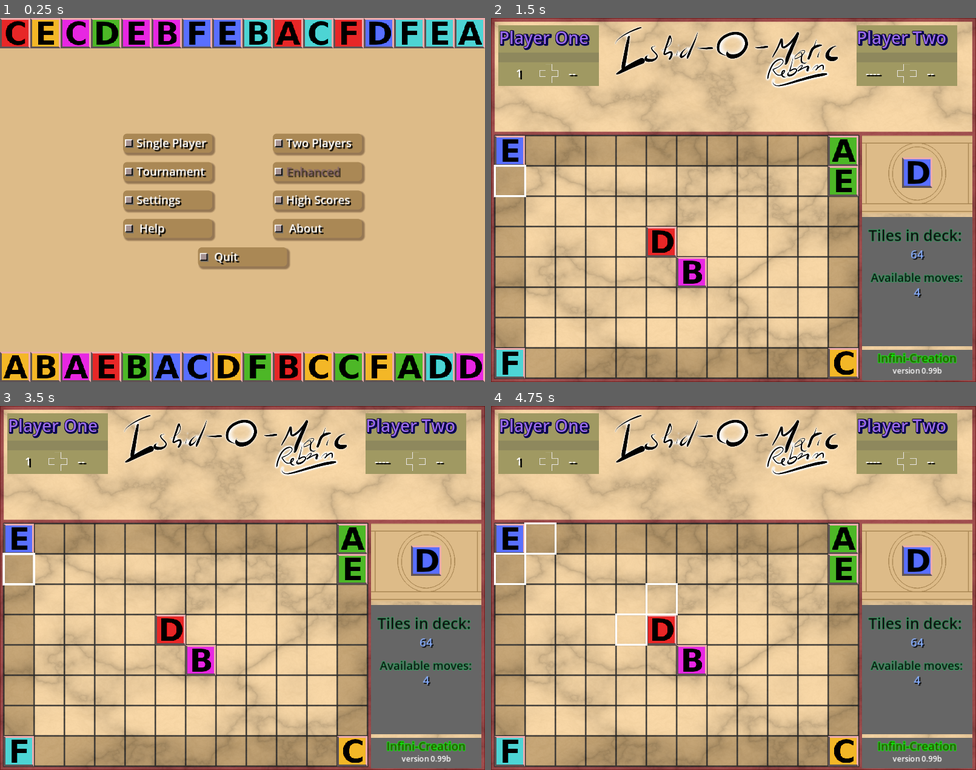
Above: before the commit, frames 1-4 (two rows, left to right).
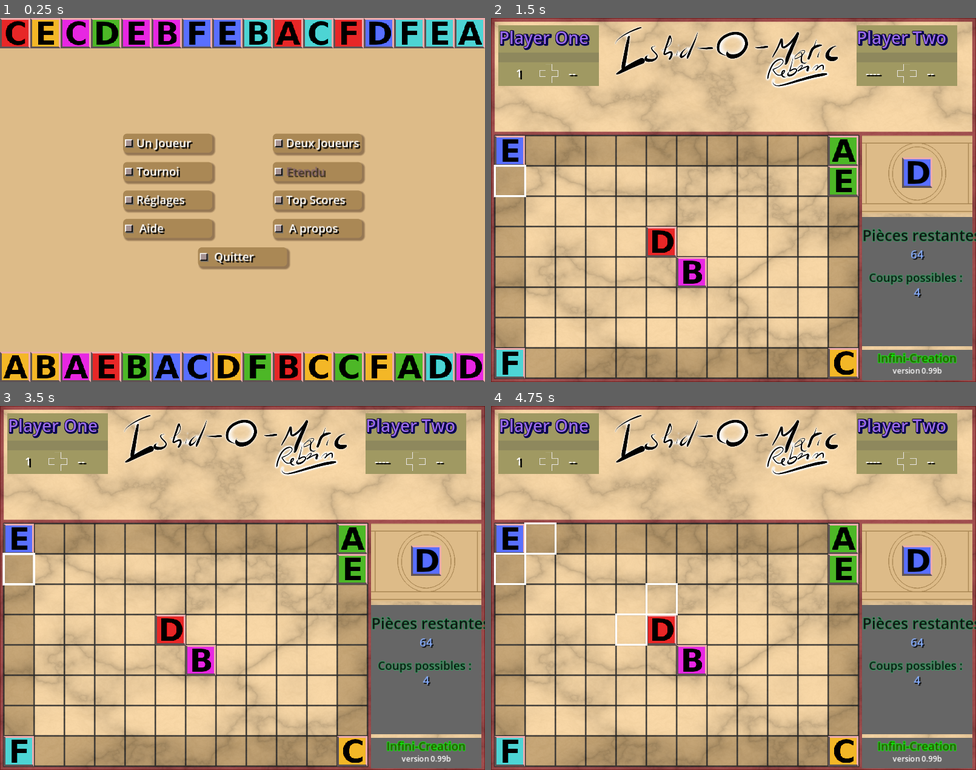
Above: after the commit, the same moments.

Repository: Infini-Creation/Ishid-O-Matic_Reborn
Game: Godot game, scene res://Scenes/the_origin.tscn
Same seed, same stepped clock (60 frames per second), same inputs: the game is played once before the commit and once after it.
Inputs (mouse positions are in pixels of both pictures, inside the frame that each line leads up to):
- Up to frame 1 (0.25 s): no input
- Up to frame 2 (1.5 s): click (660, 141) at 0.52 s; tap Enter at 1.25 s; move the mouse to (840, 181) at 1.27 s; hold H (Highlight_Mode) from 1.28 s (still down); click (840, 181) at 1.42 s
- Up to frame 3 (3.5 s): move the mouse to (145, 606) at 2.02 s; release H (Highlight_Mode) at 2.03 s; tap R (Redo) at 2.1 s; click (145, 606) at 2.17 s; move the mouse to (291, 507) at 2.77 s; hold U (Undo) from 2.78 s (still down); click (291, 507) at 2.92 s
- Up to frame 4 (4.75 s): tap Space at 3.5 s; move the mouse to (709, 660) at 3.52 s; release U (Undo) at 3.53 s; tap H (Highlight_Mode) at 3.6 s; click (709, 660) at 3.67 s; tap Enter at 4.25 s; move the mouse to (879, 642) at 4.27 s; hold R (Redo) from 4.28 s (still down); click (879, 642) at 4.42 s

The runs differ from the first frame. In frame 1, 1.7% of the frame differs, in the area x 28-75%, y 33-68%; in frame 2, 0.8%; in frame 3, 0.8%; in frame 4, 0.8%.
Error in both runs: Invalid assignment of property or key 'numberOfPlayers' with value of type 'int' on a base object of type 'null instance'. (res://Scripts/Game.gd:106)

Commit message:
Update Global.gd
-change translations order (French & English swapped)
-use language value from settings in found or set it to default otherwise

Diff:
--- a/project/Scripts/Global.gd
+++ b/project/Scripts/Global.gd
@@ -23,6 +23,13 @@
 
 const AUDIO_TYPE_SOUNDEFFECT = 0
 const AUDIO_TYPE_MUSIC = 1
+
+# Here put all supported locale using the same value as defined for TranslationServer
+const LANGUAGE_SETTING : Dictionary = {
+	LANGUAGE.FRENCH : "fr",
+	LANGUAGE.ENGLISH : "en",
+	LANGUAGE.OTHER : "cn"
+}
 
 var stats : Dictionary = {
 	"GamesPlayed": 0,
@@ -58,6 +65,7 @@
 }
 
 var highScores : Dictionary = {
+	#to "translate" better to leave htem as before, add new array/dic gt=key
 	"OnePlayer" : [],
 	"TwoPlayers" : [],
 	"Tournament": [],
@@ -162,7 +170,7 @@
 
 enum ButtonIDs { BUTTON_1PGAME, BUTTON_2PGAME, BUTTON_TOURNAMENT, BUTTON_ENHANCED, BUTTON_HELP, BUTTON_ABOUT, BUTTON_QUIT, BUTTON_SETTINGS, BUTTON_HIGHSCORES, BUTTON_SETTINGS_BACK, BUTTON_SETTINGS_SAVE }
 enum HIGHLIGHT_MODE { HIGHLIGHT_NONE, FIRST_AVAIL_MOVE, ALL_AVAIL_MOVE, RANDOM_MOVE, HIGHER_SCORE_MOVE }
-enum LANGUAGE { ENGLISH, FRENCH, OTHER }
+enum LANGUAGE { FRENCH, ENGLISH, OTHER }
 enum GAME_EXIT_STATUS { GAME_WON, GAME_LOSS, USER_QUIT }
 
 var tile_colors : int = 6
@@ -220,6 +228,13 @@
 				settings[item] = config.get_value("misc", item, settings[item])
 				Global.debug("cfgloaded ("+item+")=["+str(settings[item])+"]")
 	Global.debug("LoadConf: settings="+str(settings))
+
+	if LANGUAGE_SETTING.has(settings["language"]):
+		Global.debug("set locale to: " + LANGUAGE_SETTING[settings["language"]])
+		TranslationServer.set_locale(LANGUAGE_SETTING[settings["language"]])
+	else:
+		Global.debug("locale not supported, fall back to default (en)")
+		TranslationServer.set_locale(LANGUAGE_SETTING[LANGUAGE.ENGLISH])
 	configLoaded = true
 
 
